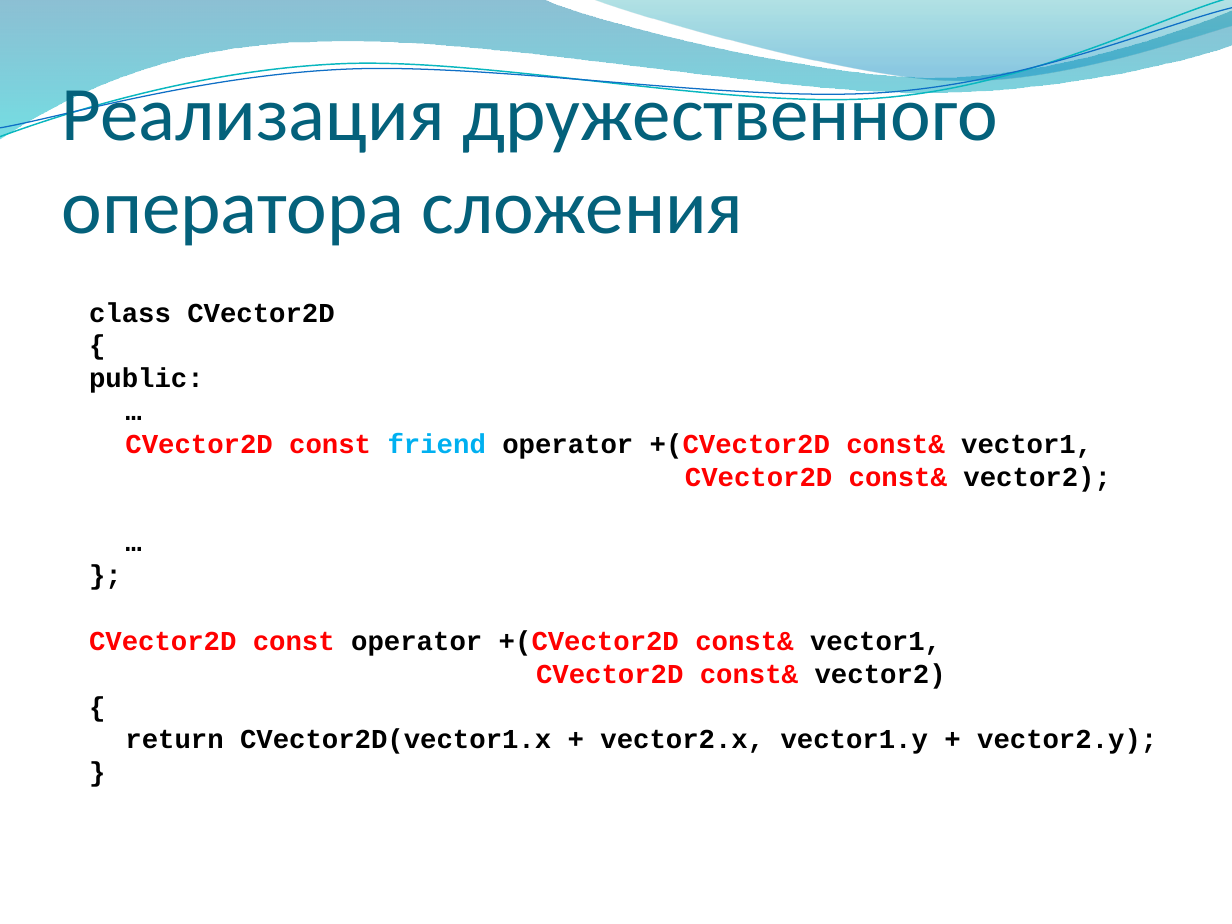
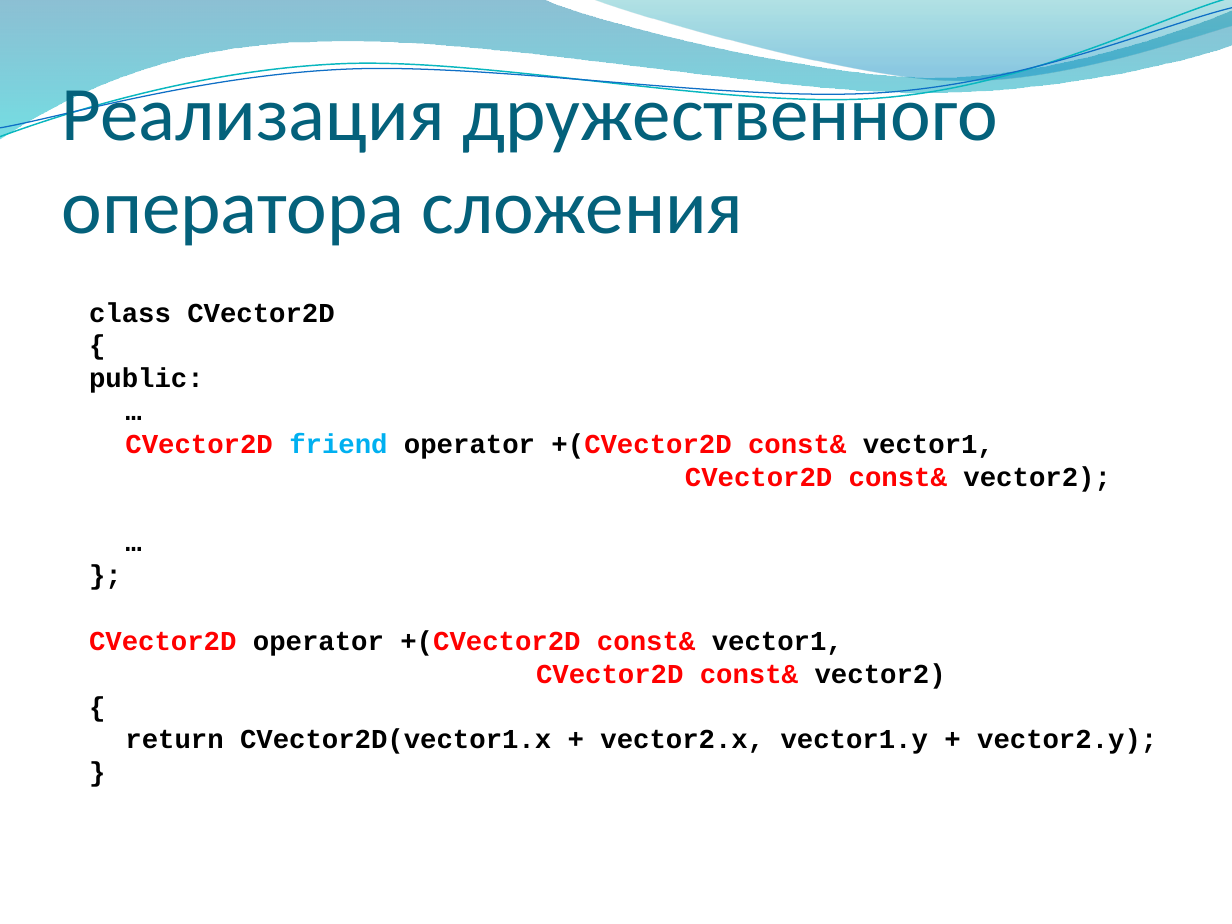
Before and after one commit to alexey-malov/oop, a slide deck: slide 17 of lectures/04/Дружественные функции и классы. Перегрузка операций.pptx. Drawn at 1232x924 pixels with LibreOffice and Linux fonts; fonts in the diff are those of the drawing; background and template pictures are left out. Boxes give left, top, right and bottom in pixels: in the first picture for what was removed or moved away, otherwise in the second. Text is boxed around its words. In the diff, an @@ line names an element or a change of style, - is before the commit and + after.

```diff
--- a/lectures/04/Дружественные функции и классы. Перегрузка операций.pptx
+++ b/lectures/04/Дружественные функции и классы. Перегрузка операций.pptx
@@ text at <box>125,434,1110,492</box>: text changed @@
-CVector2D const friend operator +(CVector2D const& vector1,
-CVector2D const& vector2);
+CVector2D friend operator +(CVector2D const& vector1,
+CVector2D const& vector2);
@@ text at <box>89,631,946,689</box>: text changed @@
-CVector2D const operator +(CVector2D const& vector1,
-CVector2D const& vector2)
+CVector2D operator +(CVector2D const& vector1,
+CVector2D const& vector2)
```
Also in this commit, not shown: 14 other slides changed, 1 other file.
